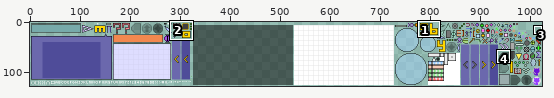
Sprite sheet, stored at android/assets/textures/textures.png. Above: a wide view before the commit, with the close-up outlined.
Close-up. Earlier state:
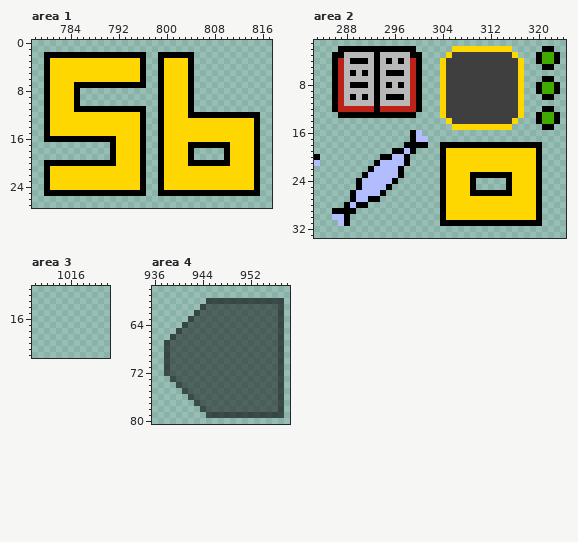
The file is 1024x128 pixels. Colours within 5 levels of each other are drawn and written as one. Shown: area 1: x 778..817, y 0..27; area 2: x 283..324, y 1..33; area 3: x 1010..1022, y 11..22; area 4: x 936..958, y 58..80. The commit also changed other parts of the picture, which this record leaves out.
And afterwards:
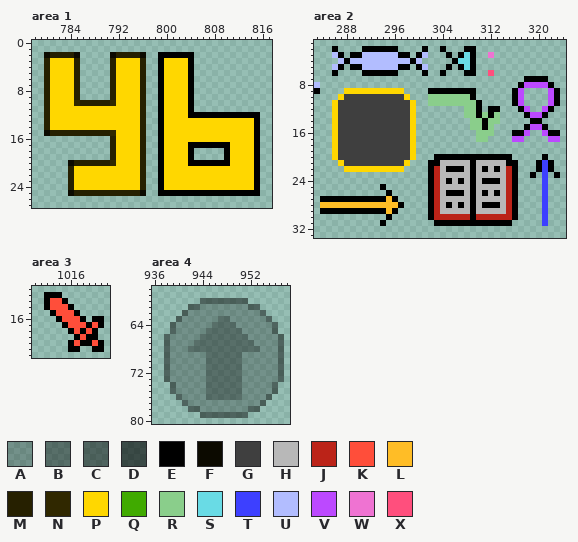
Palette (. is transparent): A #0000003c  B #0000006a  C #00000079  D #0000009b  E #000000  F #0c0a00  G #3f3f3f  H #b8b8b8  J #bb2318  K #ff4e3a  L #ffbd26  M #262000  N #302800  P #ffd700  Q #40aa00  R #8ace8b  S #69dbe5  T #3d40ff  U #b2bdff  V #bc49ff  W #ef73d2  X #ff4f7d
From old to new:
Area 1:
y 2: x 780..796 EEEEEEEEEEEEEEEEE -> FMMMMF.....FMMMMF
y 3..6: x 780 E -> M; x 785..791 PPPPPPP -> M.....M; x 796 E -> M
y 7: x 780 E -> M; x 785..796 EEEEEEEEEEEE -> M.....MPPPPM
y 8..9: x 780 E -> M; x 785 E -> M; x 791..796 ...... -> MPPPPM
y 10: x 780 E -> M; x 785..796 E........... -> NMMMMMNPPPPM
y 11: x 780 E -> M; x 785..796 EEEEEEEEEEEE -> PPPPPPPPPPPM
y 12..14: x 780 E -> M; x 796 E -> M
y 15: x 780..791 EPPPPPPPPPPP -> FMMMMMMMMMMN; x 796 E -> M
y 16: x 780..791 EEEEEEEEEEEE -> ...........M; x 796 E -> M
y 17..19: x 791 E -> M; x 796 E -> M
y 20: x 780..791 EEEEEEEEEEEE -> ....FMMMMMMN; x 796 E -> M
y 21..24: x 780..784 EPPPP -> ....M; x 796 E -> M
y 25: x 780..796 EEEEEEEEEEEEEEEEE -> ....FMMMMMMMMMMMF
Area 2:
y 2: x 286..290 .EEEE -> E....; x 297..299 EEE -> ...; x 301 . -> E; x 304 . -> E; x 306..315 PPPPPPPPPP -> ..EE......; x 321..322 EE -> ..
y 3: x 286 E -> U; x 288..299 HHHHHEHHHHHE -> .EEUUUUUUEE.; x 301 . -> U; x 305..316 PGGGGGGGGGGP -> E.ESE..W....; x 320..323 EQQE -> ....
y 4: x 286..300 EJHEEEHEHEHEHJE -> .UEUUUUUUUUUUEU; x 304..317 PGGGGGGGGGGGGP -> ..ESSE........; x 320..323 EQQE -> ....
y 5: x 286..299 EJHHHHHEHHHHHJ -> UE.EEUUUUUUEE.; x 301 . -> U; x 304..317 PGGGGGGGGGGGGP -> .E.ESE........; x 321..322 EE -> ..
y 6: x 287..290 JHEH -> ....; x 292 H -> E; x 294 H -> E; x 297..301 EHJE. -> ....E; x 304..317 PGGGGGGGGGGGGP -> E...EE..X.....
y 7: x 286..300 EJHHHHHEHHHHHJE -> ...............; x 304..320 PGGGGGGGGGGGGP... -> ..............EEE; x 322 E -> .
y 8: x 283 . -> U; x 286..300 EJHEEEHEHEHEHJE -> ...............; x 304..323 PGGGGGGGGGGGGP..EQQE -> .............EVVVVE.
y 9: x 283 . -> E; x 286..300 EJHHHHHEHHHHHJE -> ..PPPPPPPPPP...; x 302..317 ..PGGGGGGGGGGGGP -> EEEEEEEE......EV; x 320..322 EQQ -> ..V
y 10: x 286..300 EJHEHEHEHEEEHJE -> .PGGGGGGGGGGP..; x 302..317 ..PGGGGGGGGGGGGP -> RRRRRRRE......EV; x 321..323 EE. -> .VE
y 11: x 286..300 EJHHHHHEHHHHHJE -> PGGGGGGGGGGGGP.; x 302..317 ..PGGGGGGGGGGGGP -> RRRRRRRRE.....EV; x 322..323 .. -> VE
y 12: x 286..300 EJJJJJJEJJJJJJE -> PGGGGGGGGGGGGP.; x 304..318 PGGGGGGGGGGGGP. -> ....RRE.EE...EV; x 321 E -> V
y 13: x 286..299 .EEEEEEEEEEEEE -> PGGGGGGGGGGGGP; x 304..323 PGGGGGGGGGGGGP..EQQE -> ....RRERER....EVVE..
y 14: x 286..299 .............. -> PGGGGGGGGGGGGP; x 305..316 PGGGGGGGGGGP -> ....RRERR...; x 319 . -> E; x 321..323 QQE -> ...
y 15: x 286..299 .............. -> PGGGGGGGGGGGGP; x 306..315 PPPPPPPPPP -> ...RRER...; x 318..320 ... -> EVV; x 322 E -> .
y 16: x 286..300 .............EU -> PGGGGGGGGGGGGP.; x 310..312 ... -> RRR; x 316..318 ... -> EEV; x 321..323 ... -> VEE
y 17: x 286..301 .............EUU -> PGGGGGGGGGGGGP..; x 310..311 .. -> RR; x 316..317 .. -> VV; x 322..323 .. -> VV
y 18: x 286..301 ............EEEE -> PGGGGGGGGGGGGP..; x 304..320 EEEEEEEEEEEEEEEEE -> .................
y 19: x 286..299 ..........EEUE -> PGGGGGGGGGGGGP; x 304..320 EPPPPPPPPPPPPPPPE -> .................
y 20: x 283 E -> .; x 286..299 ........EEUUE. -> PGGGGGGGGGGGGP; x 303 . -> E; x 305..321 PPPPPPPPPPPPPPPE. -> EEEEEEEEEEE.....E
y 21: x 283 U -> .; x 287..298 ......EUUUUE -> PGGGGGGGGGGP; x 302..319 ..EPPPPPPPPPPPPPPP -> EEHHHHHEHHHHHEE...; x 321..322 .. -> TE
y 22: x 288..297 ....EUUUUE -> PPPPPPPPPP; x 302..319 ..EPPPPPPPPPPPPPPP -> EJHEEEHEHEHEHJE...; x 321..322 .. -> TE
y 23: x 291..297 EUUUUUE -> .......; x 302..308 ..EPPPP -> EJHHHHH; x 310..321 EEEEEEPPPPE. -> HHHHHJE..E.T; x 323 . -> E
y 24: x 290..296 EUUUUUE -> .......; x 302..308 ..EPPPP -> EJHEHEH; x 310..321 .....EPPPPE. -> HEEEHJE....T
y 25: x 290..295 EUUUUE -> ....E.; x 302..308 ..EPPPP -> EJHHHHH; x 310..321 .....EPPPPE. -> HHHHHJE....T
y 26: x 289..295 EUUUUE. -> ......E; x 302..308 ..EPPPP -> EJHEEEH; x 310 E -> H; x 312 E -> H; x 314..321 EEPPPPE. -> HJE....T
y 27: x 284..288 ..... -> EEEEE; x 290..291 UU -> EE; x 294..296 ... -> ELE; x 302..321 ..EPPPPPPPPPPPPPPPE. -> EJHHHHHEHHHHHJE....T
y 28: x 284..297 ....EUEE...... -> LLLLLLLLLLLLLE; x 302..321 ..EPPPPPPPPPPPPPPPE. -> EJHEHEHEHEEEHJE....T
y 29: x 284..285 .. -> EE; x 290..296 ....... -> EEEEELE; x 302..321 ..EPPPPPPPPPPPPPPPE. -> EJHHHHHEHHHHHJE....T
y 30: x 286..288 UUE -> ...; x 295 . -> E; x 302..321 ..EPPPPPPPPPPPPPPPE. -> EJJJJJJEJJJJJJE....T
y 31: x 287..288 UE -> ..; x 294 . -> E; x 303 . -> E; x 316..321 EEEEE. -> .....T
Area 3:
y 12: x 1012..1014 ... -> EEE
y 13: x 1012..1015 .... -> EKKE
y 14: x 1012..1016 ..... -> EKKKE
y 15: x 1013..1017 ..... -> EKKKE
y 16: x 1014..1018 ..... -> EKKKE; x 1020..1021 .. -> EE
y 17: x 1015..1021 ....... -> EKKKEKE
y 18: x 1016..1020 ..... -> EKEKE
y 19: x 1017..1020 .... -> EKEE
y 20: x 1016..1021 ...... -> EKEEKE
y 21: x 1016..1017 .. -> EE; x 1020..1021 .. -> EE
Area 4:
y 60: x 944..957 .DDDDDDDDDDDDD -> CCCCCCCC......
y 61: x 942..951 ..DCCCCCCC -> CCAAAAAAAA; x 954..957 CCCD -> ....
y 62: x 941..953 ..DCCCCCCCCCC -> CAAAAAAAAAAAA; x 955..957 CCD -> ...
y 63: x 940..954 ..DCCCCCCCCCCCC -> CAAAAAABBAAAAAA; x 956..957 CD -> ..
y 64: x 939..955 ..DCCCCCCCCCCCCCC -> CAAAAAABBBBAAAAAA; x 957 D -> .
y 65: x 939..955 .DCCCCCCCCCCCCCCC -> CAAAAABBBBBBAAAAA; x 957 D -> .
y 66: x 938..957 .DCCCCCCCCCCCCCCCCCD -> CAAAAABBBBBBBBAAAAAC
y 67: x 938..957 DCCCCCCCCCCCCCCCCCCD -> CAAAABBBBBBBBBBAAAAC
y 68: x 938..957 DCCCCCCCCCCCCCCCCCCD -> CAAABBBBBBBBBBBBAAAC
y 69..72: x 938..957 DCCCCCCCCCCCCCCCCCCD -> CAAAAAABBBBBBAAAAAAC
y 73: x 938..957 .DCCCCCCCCCCCCCCCCCD -> CAAAAAABBBBBBAAAAAAC
y 74: x 939..955 .DCCCCCCCCCCCCCCC -> CAAAAABBBBBBAAAAA; x 957 D -> .
y 75: x 939..955 ..DCCCCCCCCCCCCCC -> CAAAAABBBBBBAAAAA; x 957 D -> .
y 76: x 940..954 ..DCCCCCCCCCCCC -> CAAAABBBBBBAAAA; x 956..957 CD -> ..
y 77: x 941..953 ..DCCCCCCCCCC -> CAAAAAAAAAAAA; x 955..957 CCD -> ...
y 78: x 942..951 ..DCCCCCCC -> CCAAAAAAAA; x 954..957 CCCD -> ....
y 79: x 944..957 .DDDDDDDDDDDDD -> CCCCCCCC......
